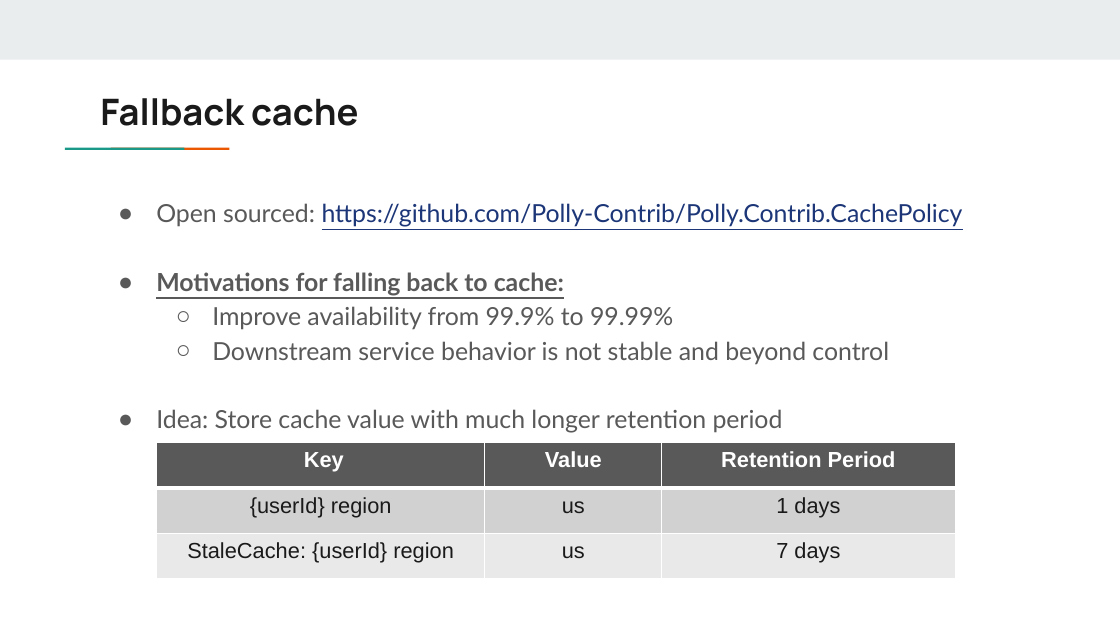
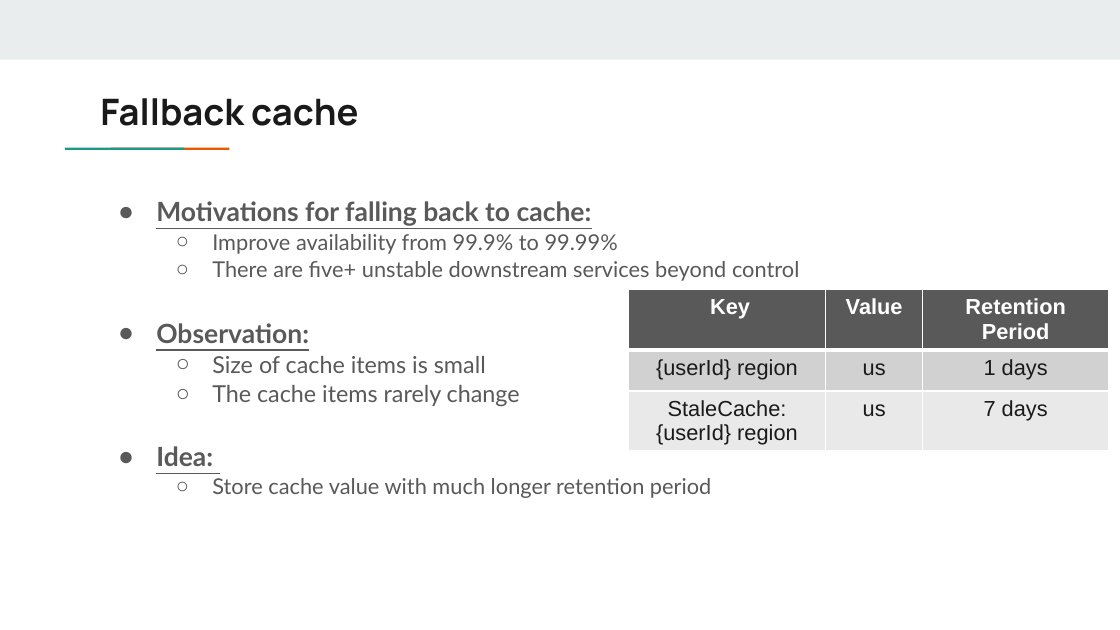
Before and after one commit to DreamOfTheRedChamber/my-resume, a slide deck: slide 15 of ExperiencesTalks/AuthzServiceMigration.pptx. Drawn at 1120x630 pixels with LibreOffice and Linux fonts; fonts in the diff are those of the drawing. Boxes give left, top, right and bottom in pixels: in the first picture for what was removed or moved away, otherwise in the second. Text is boxed around its words. In the diff, an @@ line names an element or a change of style, - is before the commit and + after.

Commit message:
refactor

```diff
--- a/ExperiencesTalks/AuthzServiceMigration.pptx
+++ b/ExperiencesTalks/AuthzServiceMigration.pptx
@@ text at [156, 203, 963, 227]: paragraph removed @@
-● Open sourced: https://github.com/Polly-Contrib/Polly.Contrib.CachePolicy
@@ text at [156, 201, 618, 254]: size 16 to 17 pt in "Motivations for falling back to cache:"; size 16 to 14 pt in "Improve availability from 99.9% to 99.99%"; line spacing 1.15 to 1.05 @@
@@ text at [156, 261, 799, 498]: text changed; size 16 to 14 pt @@
-  ○ Downstream service behavior is not stable and beyond control
-● Idea: Store cache value with much longer retention period
+  ○ There are five+ unstable downstream services beyond control
+● Observation:
+  ○ Size of cache items is small
+  ○ The cache items rarely change
+● Idea:
+  ○ Store cache value with much longer retention period
@@ table: place and size @@
-table at [157, 442, 955, 579]
+table at [628, 289, 1108, 457]
```
Also in this commit, not shown: 3 other slides changed, 1 slide removed.
